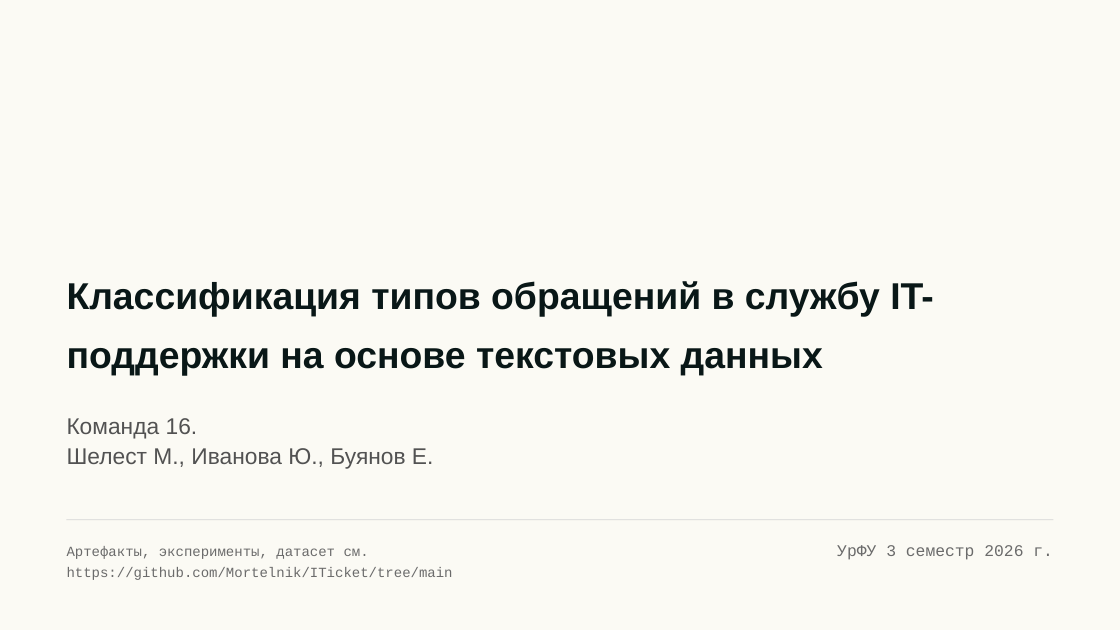
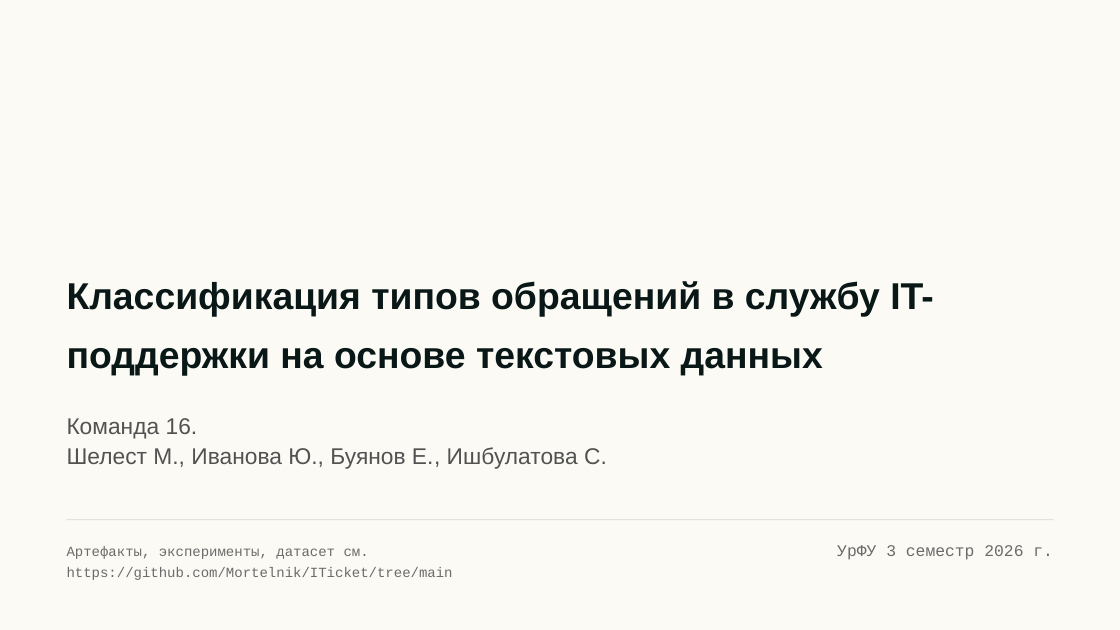
Before and after one commit to Mortelnik/ITicket, a slide deck: slide 1 of presentation/defense_updated_final.pptx. Drawn at 1120x630 pixels with LibreOffice and Linux fonts; fonts in the diff are those of the drawing. Boxes give left, top, right and bottom in pixels: in the first picture for what was removed or moved away, otherwise in the second. Text is boxed around its words. In the diff, an @@ line names an element or a change of style, - is before the commit and + after.

```diff
--- a/presentation/defense_updated_final.pptx
+++ b/presentation/defense_updated_final.pptx
@@ text at (x1=67, y1=447, x2=607, y2=469): text changed @@
-Шелест М., Иванова Ю., Буянов Е.
+Шелест М., Иванова Ю., Буянов Е., Ишбулатова С.
```
Also in this commit, not shown: 1 other slide changed, 3 other files.
